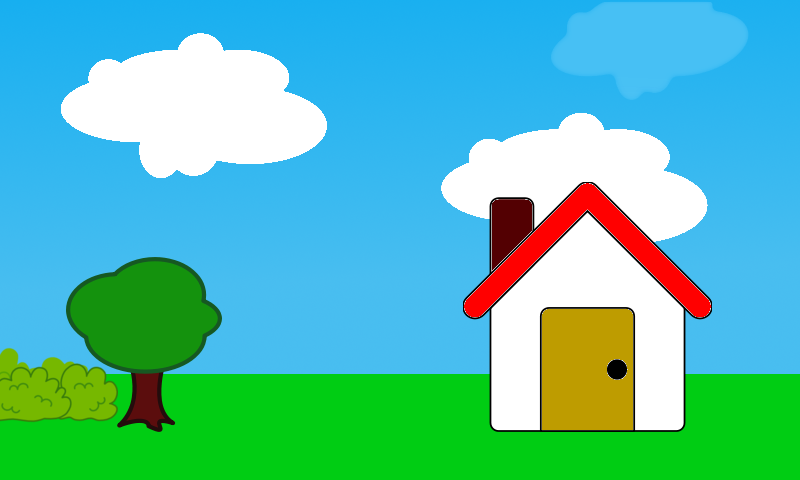
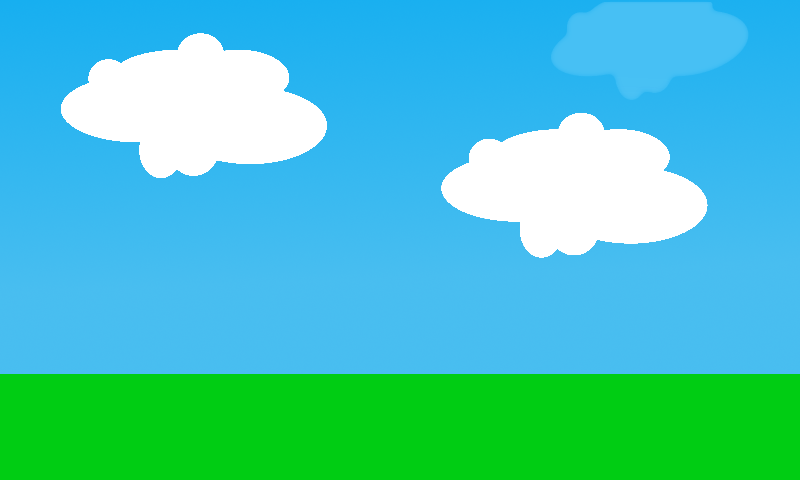
Comparing the layer stacks of the two 800 × 480 images. Changes:
removed layer "Wklejona warstwa #2" over [463, 182, 712, 432]
removed layer "Wklejona warstwa" over [66, 257, 222, 432]
removed layer "Wklejona warstwa #1" over [0, 347, 118, 423]
